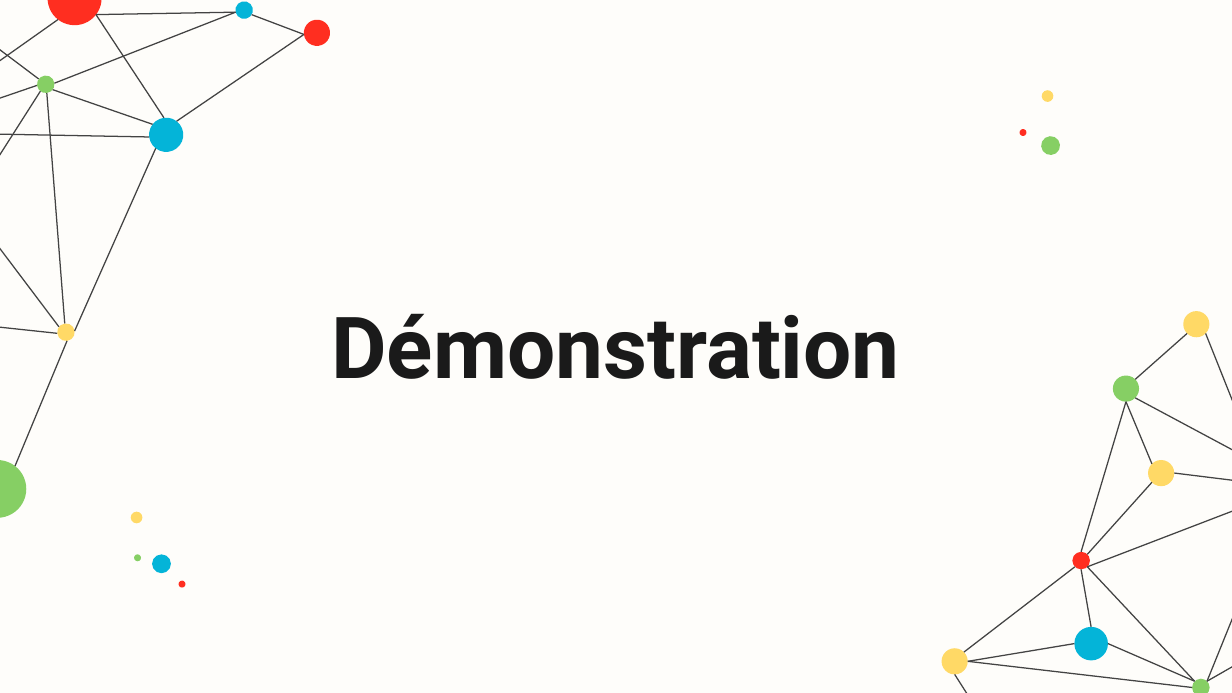
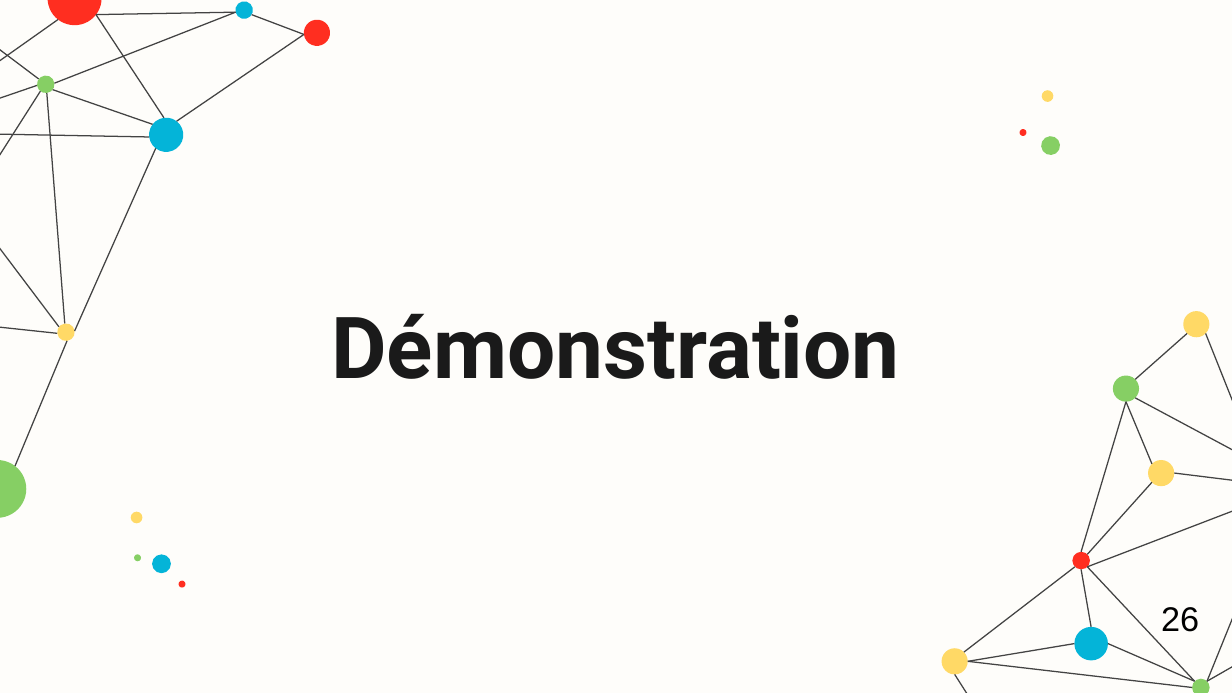
Before and after one commit to hamzamdn077/Master-Project, a slide deck: slide 26 of presentation.pptx (slide 28 before the commit). Drawn at 1232x693 pixels with LibreOffice and Linux fonts; fonts in the diff are those of the drawing. Boxes give left, top, right and bottom in pixels: in the first picture for what was removed or moved away, otherwise in the second. Text is boxed around its words. In the diff, an @@ line names an element or a change of style, - is before the commit and + after.

```diff
--- a/presentation.pptx
+++ b/presentation.pptx
@@ text added at box(1161, 607, 1199, 632), 20 pt, text #000000 @@
+26
```
Also in this commit, not shown: 27 other slides changed, 2 slides removed, 1 other file.
